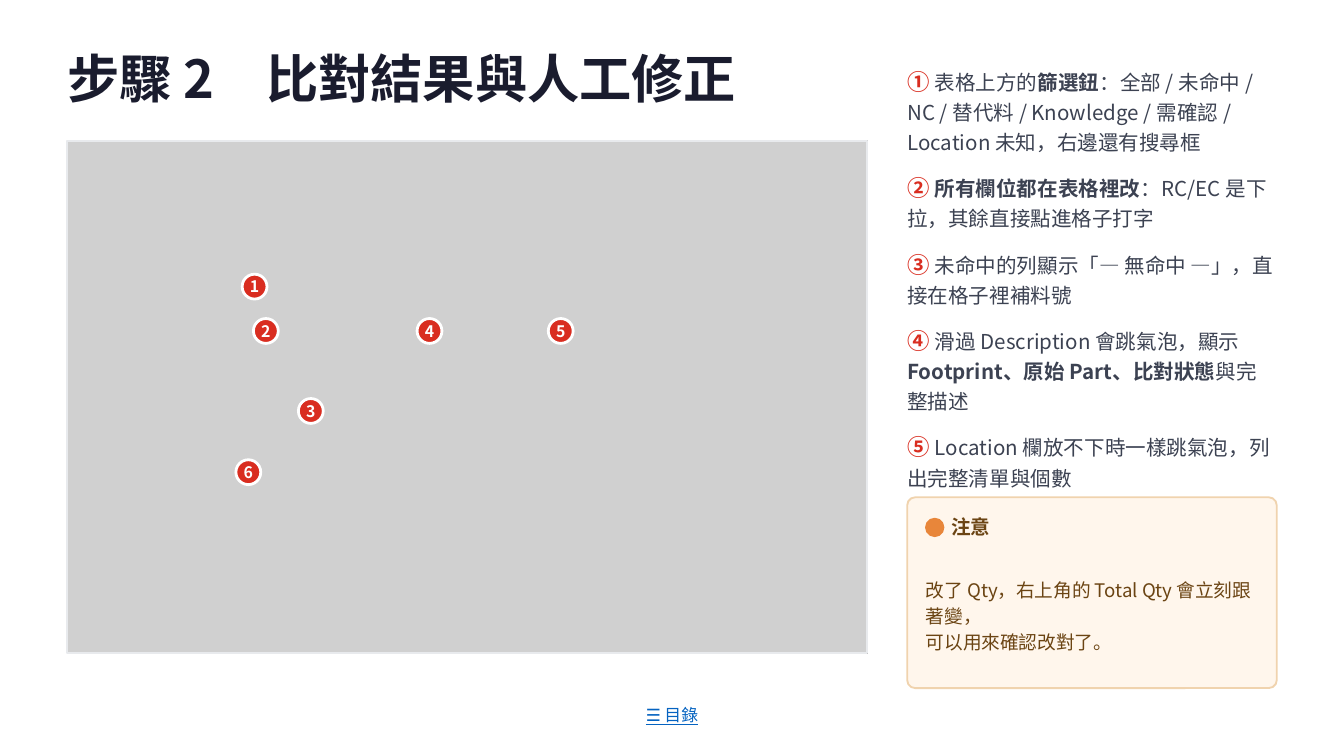
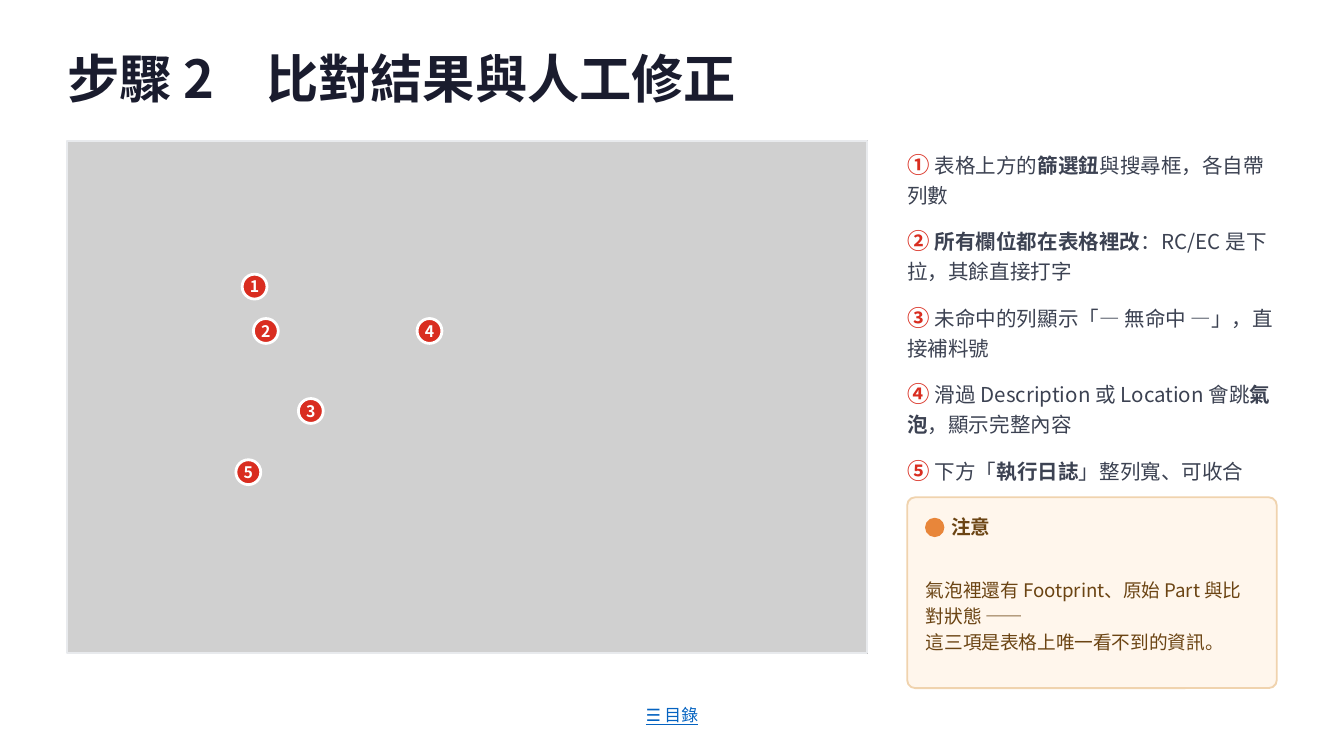
Before and after one commit to jenhochen/AI_BOM, a slide deck: slide 18 of docs/BOM_Matcher_v0.10_操作SOP.pptx. Drawn at 1344x756 pixels with LibreOffice and Linux fonts; fonts in the diff are those of the drawing; grey boxes stand for pictures. Boxes give left, top, right and bottom in pixels: in the first picture for what was removed or moved away, otherwise in the second. Text is boxed around its words. In the diff, an @@ line names an element or a change of style, - is before the commit and + after.

```diff
--- a/docs/BOM_Matcher_v0.10_操作SOP.pptx
+++ b/docs/BOM_Matcher_v0.10_操作SOP.pptx
@@ text at (907, 154, 1273, 481): text changed @@
-① 表格上方的篩選鈕：全部 / 未命中 / NC / 替代料 / Knowledge / 需確認 / Location 未知，右邊還有搜尋框
-② 所有欄位都在表格裡改：RC/EC 是下拉，其餘直接點進格子打字
-③ 未命中的列顯示「— 無命中 —」，直接在格子裡補料號
-④ 滑過 Description 會跳氣泡，顯示 Footprint、原始 Part、比對狀態與完整描述
-⑤ Location 欄放不下時一樣跳氣泡，列出完整清單與個數
-⑥ 下方「執行日誌」整列寬，可收合；[請人工確認] / [警告] / [提示] 是紅字
+① 表格上方的篩選鈕與搜尋框，各自帶列數
+② 所有欄位都在表格裡改：RC/EC 是下拉，其餘直接打字
+③ 未命中的列顯示「— 無命中 —」，直接補料號
+④ 滑過 Description 或 Location 會跳氣泡，顯示完整內容
+⑤ 下方「執行日誌」整列寬、可收合
@@ ellipse removed at (548, 319, 573, 343) @@
@@ text "5": place and size @@
-text "5" at (556, 325, 565, 342)
+text "5" at (244, 466, 253, 483)
@@ text at (926, 581, 1241, 651): text changed @@
-改了 Qty，右上角的 Total Qty 會立刻跟著變，
-可以用來確認改對了。
+氣泡裡還有 Footprint、原始 Part 與比對狀態 ——
+這三項是表格上唯一看不到的資訊。
```
Also in this commit, not shown: 2 other slides changed, 7 other files.
